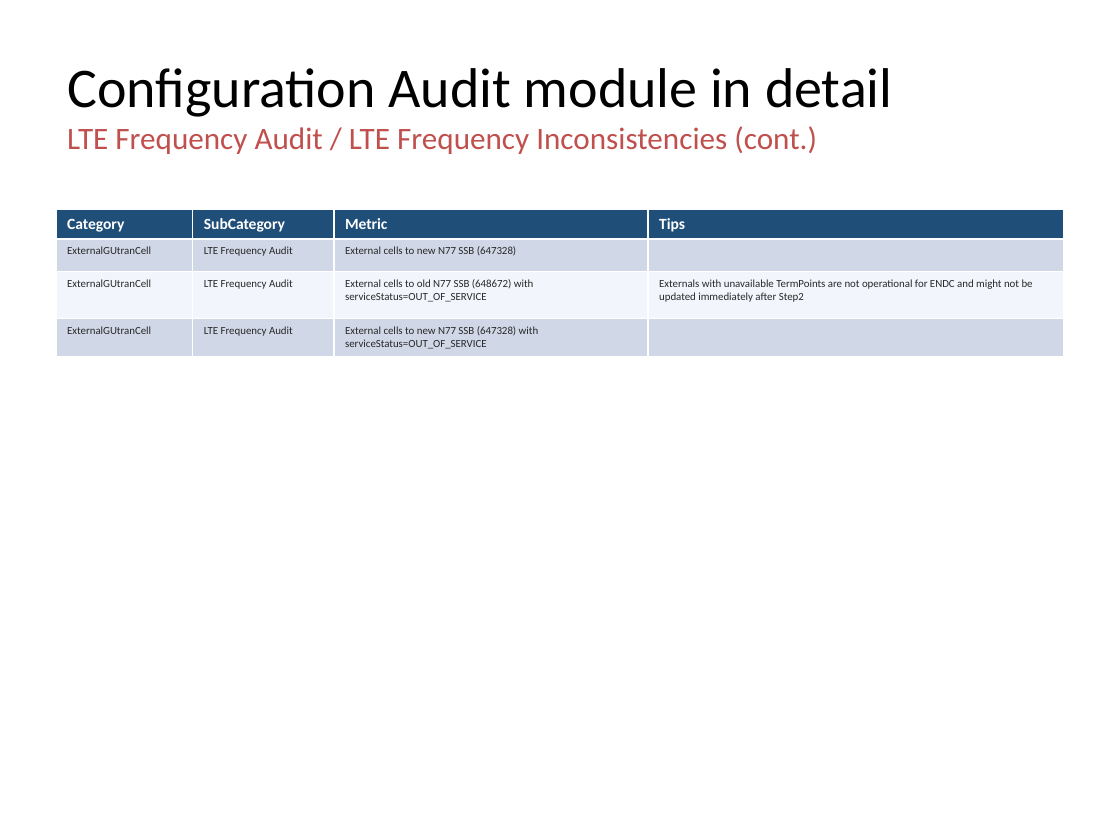
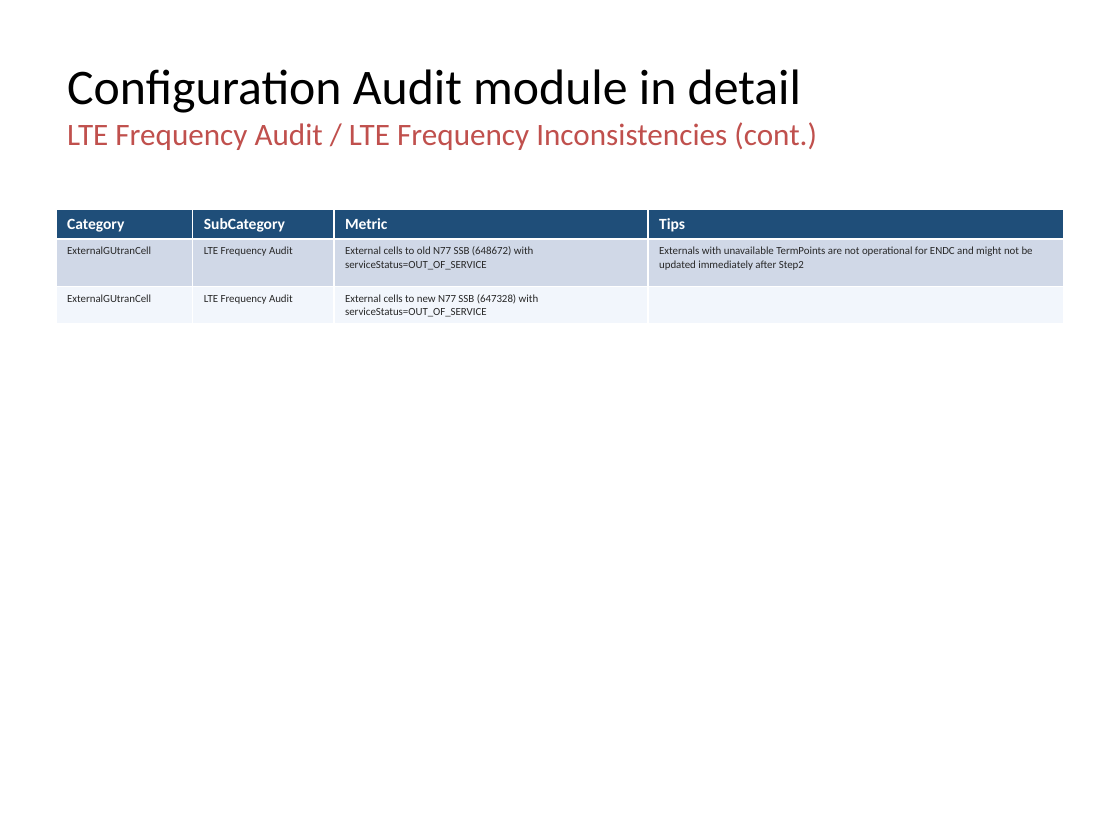
Before and after one commit to jaimetur/SSB_RetuningAutomations, a slide deck: slide 38 of help/User-Guide-SSB-Retuning-Automations-v0.7.6.pptx (slide 37 before the commit). Drawn at 1120x840 pixels with LibreOffice and Linux fonts; fonts in the diff are those of the drawing; background and template pictures are left out. Boxes give left, top, right and bottom in pixels: in the first picture for what was removed or moved away, otherwise in the second. Text is boxed around its words. In the diff, an @@ line names an element or a change of style, - is before the commit and + after.

```diff
--- a/help/User-Guide-SSB-Retuning-Automations-v0.7.6.pptx
+++ b/help/User-Guide-SSB-Retuning-Automations-v0.7.6.pptx
@@ title at (67, 69, 801, 113): size 36 to 32 pt in "Configuration Audit module in detail" @@
@@ table at (56, 209, 1063, 321) @@
-row 2: ExternalGUtranCell | LTE Frequency Audit | External cells to new N77 SSB (647328) | 
```
Also in this commit, not shown: 54 other slides changed, 7 slides added, 6 slides removed, 7 other files.
